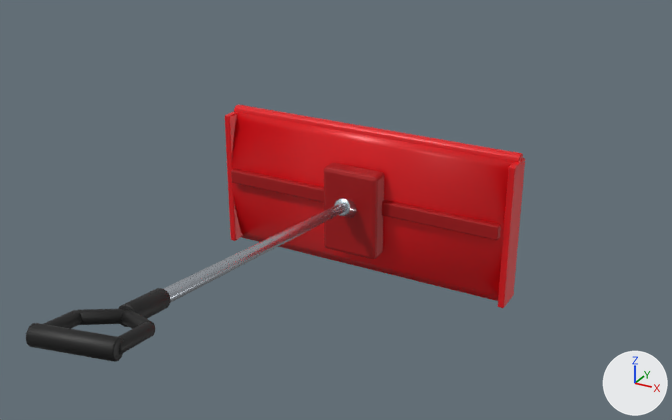
Renders of the glTF model public/snowday/models/shovel.glb from each side of a commit.
Rendered twice from a 50 mm camera at (1.33, -2.6, 1.51) aimed at (0.23, -0.6, 0.51). The lights are fixed; the arrows at lower right show +X, +Y and +Z. The first picture is the older version. Vertices at exactly the same position are counted once.

The scene before the commit, as lines of its bpy script (objects in view):
```python
me_blade = bpy.data.meshes.new('blade')
me_blade.from_pydata(...)  # 1120 vertices, 2180 faces; spans x -0.54..0.54, y -1.7..0.08, z -0.01..0.72
# faces by material slot: [608, 216, 452, 904]
me_blade.materials.append(mat_blade)  # red #e10e18
me_blade.materials.append(mat_rib)  # red #a7060c
me_blade.materials.append(mat_steel)  # light grey #cad1d9
me_blade.materials.append(mat_grip)  # black #0c0c0c
ob_shovel = bpy.data.objects.new('shovel', me_blade)
ob_shovel.location = (0.0, 0.0, 0.0)
```
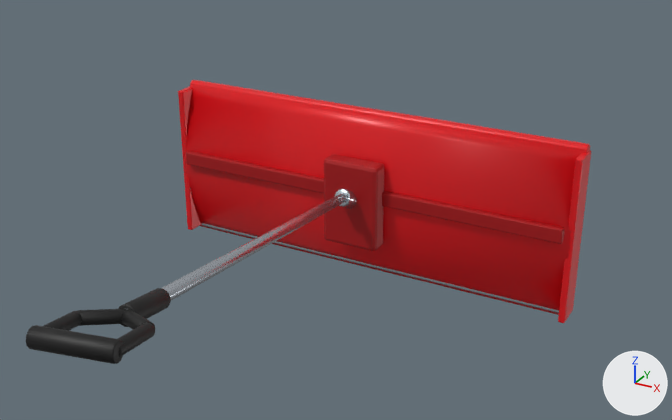
Where the change shows, as pixel boxes (x1, y1, x2, y2) in the pictures (672 x 420 px; the box of a moved part takes in the faces that stretch with it):
'shovel', reshaped (13% wider, 10% taller)
    before: (26, 104, 525, 362)
    after: (26, 80, 591, 364)
part 1 of me_blade, moved or reshaped
    before: (231, 112, 515, 301)
    after: (184, 84, 585, 315)
part 2 of me_blade, moved or reshaped
    before: (234, 104, 523, 162)
    after: (190, 80, 590, 153)
part 3 of me_blade, moved or reshaped
    before: (225, 111, 243, 241)
    after: (178, 87, 201, 230)
part 4 of me_blade, moved or reshaped
    before: (498, 158, 525, 308)
    after: (558, 150, 591, 323)
part 5 of me_blade, moved or reshaped
    before: (231, 168, 501, 240)
    after: (186, 151, 565, 244)
part 6 of me_blade, moved or reshaped
    before: (324, 163, 384, 259)
    after: (324, 154, 384, 251)
part 7 of me_blade, moved or reshaped (not visible before)
    after: (200, 223, 559, 313)
part 8 of me_blade, moved or reshaped
    before: (334, 198, 357, 218)
    after: (334, 189, 357, 209)
part 9 of me_blade, moved or reshaped
    before: (164, 202, 348, 303)
    after: (162, 192, 348, 300)

The change in detail:
me_blade is used by ob_shovel; location (0.0, 0.0, 0.0).
me_blade had 1120 vertices, 2180 faces and spanned x -0.54..0.54, y -1.7..0.08, z -0.01..0.72.
me_blade now has 1120 vertices, 2180 faces and spans x -0.74..0.74, y -1.7..0.09, z -0.01..0.72.
me_blade part 1: the loose piece of 60 vertices spanning x -0.52..0.52, y -0.02..0.05, z -0.01..0.5 is scaled about the mesh origin by (1.38, 1.2, 1.13).
me_blade part 2: the loose piece of 140 vertices spanning x -0.53..0.53, y 0.03..0.07, z 0.47..0.51 is scaled about its middle by (1.38, 1, 1), then moved by (0.0, 0.01, 0.06).
me_blade part 3: the loose piece of 56 vertices spanning x -0.54..-0.51, y -0.02..0.08, z 0.0..0.49 is scaled about its middle by (1, 1, 1.13), then moved by (-0.2, 0.0, 0.03).
me_blade part 4: the loose piece of 56 vertices spanning x 0.51..0.54, y -0.02..0.08, z 0.0..0.49 is scaled about its middle by (1, 1, 1.13), then moved by (0.2, 0.0, 0.03).
me_blade part 5: the loose piece of 56 vertices spanning x -0.5..0.5, y -0.04..-0.01, z 0.24..0.29 is scaled about its middle by (1.4, 1, 1), then moved by (0.0, 0.0, 0.03).
me_blade part 6: the loose piece of 56 vertices spanning x -0.1..0.1, y -0.09..-0.02, z 0.09..0.39 is moved by (0.0, 0.0, 0.03).
me_blade part 7: the loose piece of 56 vertices spanning x -0.52..0.52, y 0.04..0.06, z 0.0..0.03 is scaled about its middle by (1.38, 1, 1).
me_blade part 8: the loose piece of 104 vertices spanning x -0.03..0.03, y -0.15..-0.03, z 0.22..0.32 is moved by (0.0, 0.0, 0.03).
me_blade part 9: all 36 vertices in x -0.01..0.02, y -0.11..-0.1, z 0.27..0.3 are moved by (0.0, 0.0, 0.04).
